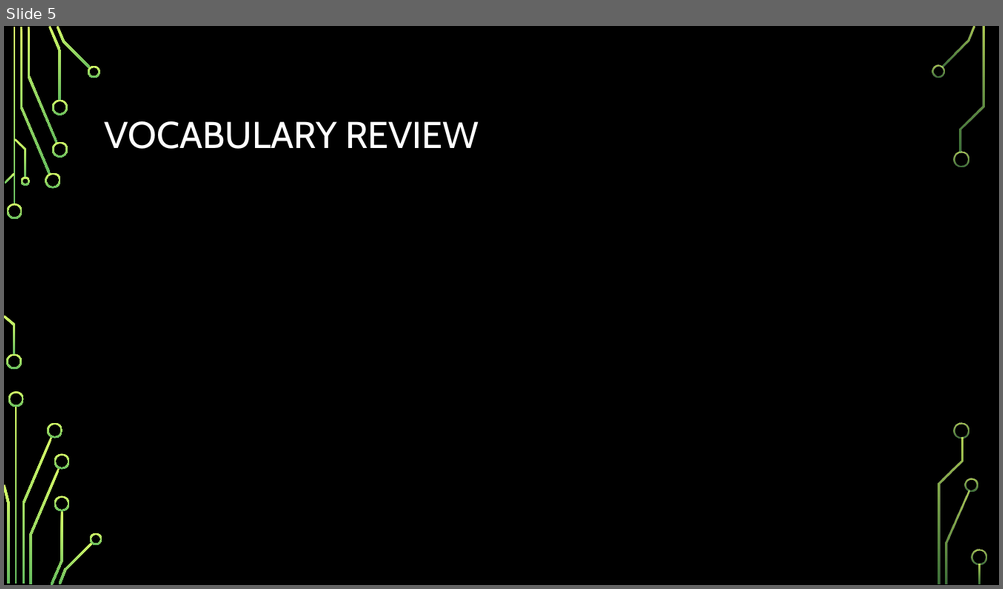
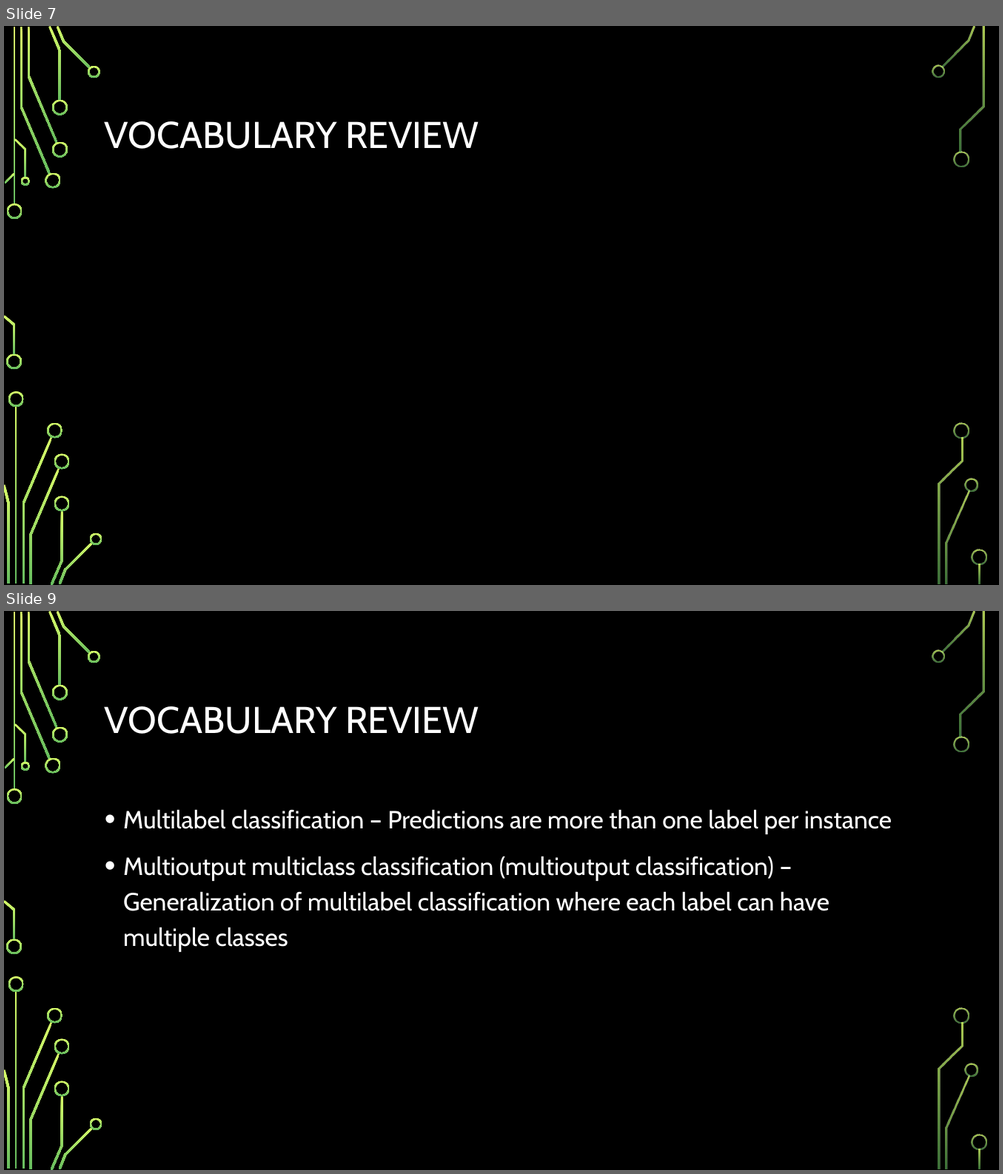
Before and after one commit to astidham2003/ml-study-group, a slide deck: chapter_3/chapter_3.pptx. Shown one above the other, each under a label of ours: slide 5 before the commit, slides 7 and 9 after it; the slides between them are not shown. The pictures are 1003x589 and 1003x1174 pixels, drawn with LibreOffice and Linux fonts; fonts in the diff are those of the drawing; grey boxes stand for pictures; background and template pictures are left out. Boxes give left, top, right and bottom in pixels: in the first picture for what was removed or moved away, otherwise in the second. Text is boxed around its words. In the diff, an @@ line names an element or a change of style, - is before the commit and + after.

```diff
--- a/chapter_3/chapter_3.pptx
+++ b/chapter_3/chapter_3.pptx
@@ slide 9 added at <box>4,611,999,1170</box>, background picture (left out); not listed: 36 template elements that a slide beside it also shows @@
@@ title added at <box>105,706,478,734</box>, 36 pt, text #FFFFFF @@
+VOCABULARY REVIEW
@@ text added at <box>123,809,891,952</box>, 24 pt, text #FFFFFF @@
+• Multilabel classification – Predictions are more than one label per instance
+• Multioutput multiclass classification (multioutput classification) – Generalization of multilabel classification where each label can have multiple classes
@@ what was slide 5 is now slide 7 @@
```
Also in this commit, not shown: 1 slide changed, 3 other slides added.
